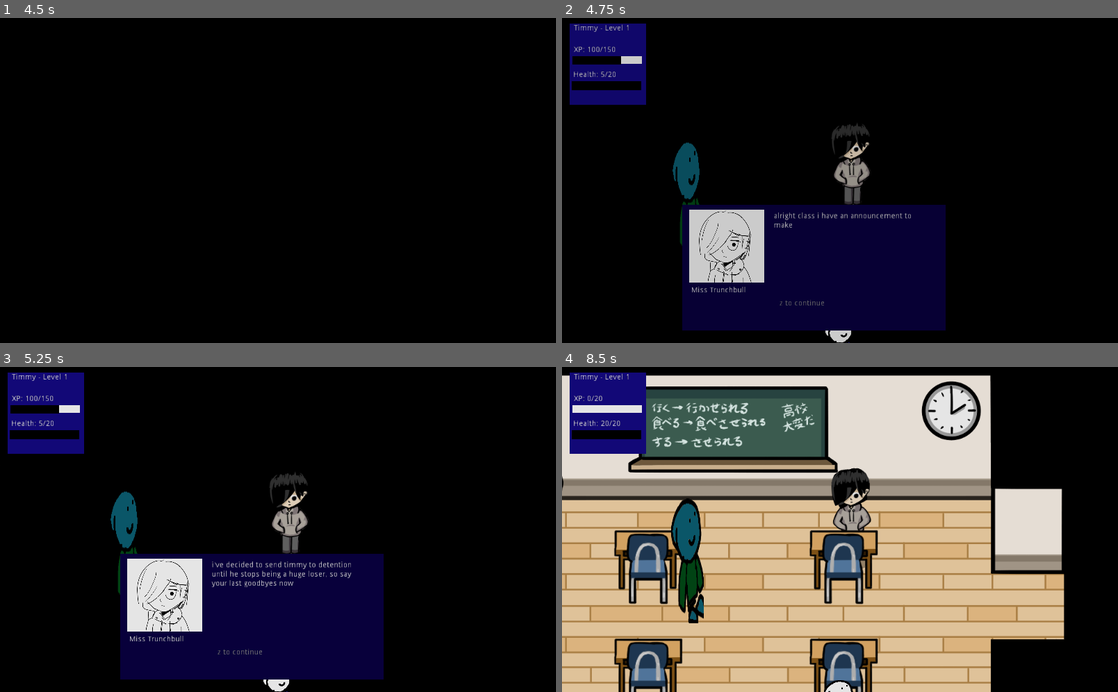
Above: before the commit, frames 1-4 (two rows, left to right).
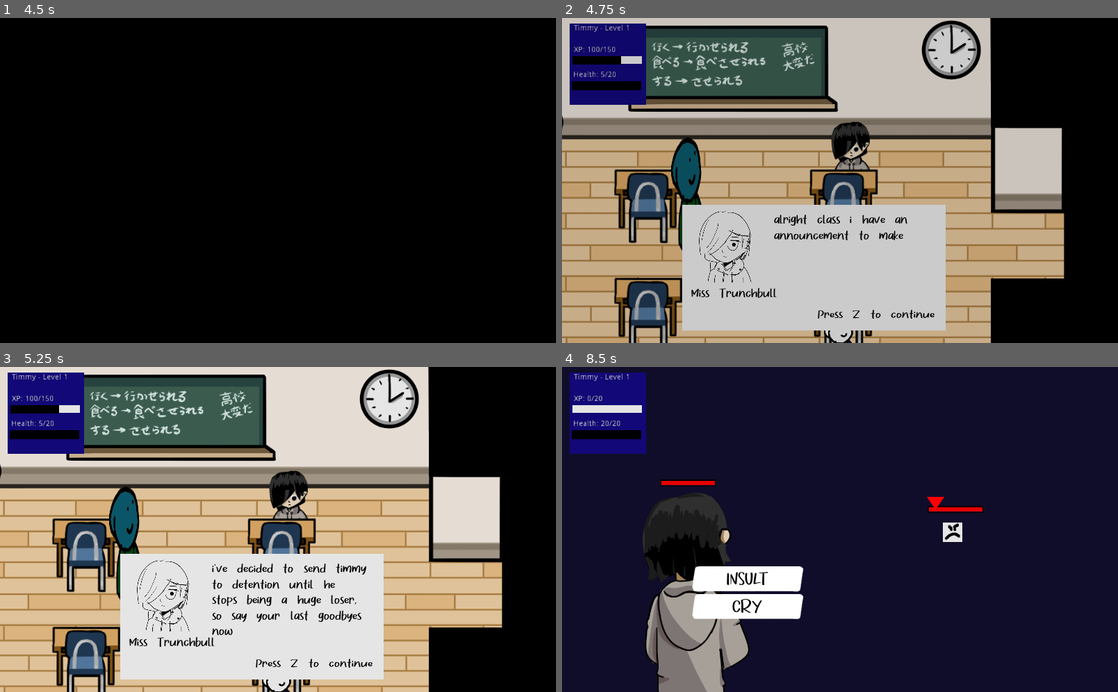
Above: after the commit, the same moments.

Repository: johnfn/ld49
Game: Godot game, scene res://Main.tscn
The game is run twice, just before and just after one commit, with the same random seed, the same clock (stepped at 60 frames per second) and the same inputs. The engine's default icon, where the game draws it, is replaced by a stand-in: a white triangle on a blue panel in a dark square.
Inputs (mouse positions are in pixels of both pictures, inside the frame that each line leads up to):
- Up to frame 1 (4.5 s): move the mouse to (400, 164) at 0.52 s; hold Right (ui_right) 0.53-1.28 s; tap Z (action) at 0.6, 1.55, 2.1, 2.75, 3.05, 3.6, 4.25 s; tap X (angry) at 0.8, 1.35, 2.3, 2.85, 3.8, 4.35 s; move the mouse to (166, 196) at 1.27 s; hold Down (ui_down) 1.28-2.03 s; move the mouse to (333, 109) at 2.02 s; hold Right (ui_right) 2.03-2.78 s; move the mouse to (250, 245) at 2.77 s; hold Up (ui_up) 2.78-3.53 s; move the mouse to (444, 229) at 3.52 s; hold Left (ui_left) from 3.53 s (still down); move the mouse to (111, 131) at 4.27 s
- Up to frame 2 (4.75 s): keep holding Left (ui_left); tap Z (action) at 4.55 s
- Up to frame 3 (5.25 s): tap Z (action) at 5, 5.1 s; move the mouse to (305, 529) at 5.02 s; release Left (ui_left) at 5.03 s; hold Down (ui_down) from 5.03 s (still down)
- Up to frame 4 (8.5 s): tap X (angry) at 5.3, 5.85, 6.8, 7.35, 8.3 s; tap Z (action) at 5.75, 6.05, 6.5, 6.6, 7.25, 7.55, 8.1 s; move the mouse to (756, 448) at 5.77 s; release Down (ui_down) at 5.78 s; hold Right (ui_right) 5.78-6.53 s; move the mouse to (962, 513) at 6.52 s; hold Up (ui_up) 6.53-7.28 s; move the mouse to (728, 545) at 7.27 s; hold Right (ui_right) 7.28-8.03 s; move the mouse to (895, 458) at 8.02 s; hold Down (ui_down) from 8.03 s (still down)

Frame 1 is identical in both runs. In frame 2, 72% of the frame differs, in the area x 0-91%, y 0-100%; in frame 3, 72%; in frame 4, 95%, in the area x 0-100%, y 0-100%.

Commit message:
Intro cutscene pretty much working

Diff:
--- a/Cinematics.gd
+++ b/Cinematics.gd
@@ -3,7 +3,7 @@
 onready var screen_fade = $ScreenFade
 onready var overlay_text: Label = $OverlayText
 onready var press_z_to_continue: Label = $PressZToContinue
-onready var big_press_prompt: Label = $PressPrompt
+onready var big_press_prompt: Label = $PressZPrompt
 onready var animation_player = $AnimationPlayer
 onready var item_get = $ItemGet
 
@@ -89,11 +89,9 @@
 #  if not G.debug:
 #    run_trunchbull_cinematic()
 
-# TODO make the overlay text better
+# TODO fix weirdly black screen
 # TODO make the dialog window look better
-# TODO fix overlay text skipping
 # TODO don't let the last line leave the screen
-# TODO make the intro start immediately
 # TODO add a Press X to GET ANGRY
 func run_trunchbull_cinematic():
   start_cinematic()
@@ -108,7 +106,7 @@
     { "speaker": "Miss Trunchbull", "dialog": "i've decided to send timmy to detention until he stops being a huge loser, so say your last goodbyes now", },
     { "speaker": "Miss Trunchbull", "dialog": "wow no one even wants to say goodbye", },
     { "speaker": "Miss Trunchbull", "dialog": "this is the end of the line timmy", },
-    { "speaker": "Miss Trunchbull", "dialog": "you're going to qualify for social security in detention timmy", },
+    { "speaker": "Miss Trunchbull", "dialog": "you're going to qualify for social security in detention timmy", "forces_fight": true},
   ])
 
 var fade_frames = 30.0
--- a/Cinematics.tscn
+++ b/Cinematics.tscn
@@ -1,9 +1,10 @@
-[gd_scene load_steps=6 format=2]
+[gd_scene load_steps=7 format=2]
 
 [ext_resource path="res://Cinematics.gd" type="Script" id=1]
 [ext_resource path="res://ItemGet.tscn" type="PackedScene" id=2]
 [ext_resource path="res://fonts/item_get_subheader.tres" type="DynamicFont" id=3]
 [ext_resource path="res://fonts/item_get_prompt.tres" type="DynamicFont" id=4]
+[ext_resource path="res://fonts/item_get_header.tres" type="DynamicFont" id=5]
 
 [sub_resource type="Animation" id=1]
 resource_name = "PressXToContinue"
@@ -66,7 +67,7 @@
 [node name="AnimationPlayer" type="AnimationPlayer" parent="."]
 anims/PressXToContinue = SubResource( 1 )
 
-[node name="PressPrompt" type="Label" parent="."]
+[node name="PressZPrompt" type="Label" parent="."]
 anchor_right = 1.0
 margin_top = 529.0
 margin_bottom = 557.0
@@ -77,3 +78,15 @@
 __meta__ = {
 "_edit_use_anchors_": false
 }
+
+[node name="PressXPrompt" type="Label" parent="."]
+anchor_right = 1.0
+margin_top = 529.0
+margin_bottom = 557.0
+custom_fonts/font = ExtResource( 5 )
+text = "Press X to GET ANGRY"
+align = 1
+autowrap = true
+__meta__ = {
+"_edit_use_anchors_": false
+}
--- a/Dialog.gd
+++ b/Dialog.gd
@@ -4,9 +4,21 @@
 onready var speaker_name = $SpeakerName
 onready var dialog_text = $DialogText
 onready var z_to_continue = $ZToContinue
+onready var x_to_fight = $PressXPrompt
+
+export var miss_trunchbull : NodePath
+export var principal_pike : NodePath
+export var school_doors : NodePath
+
+var speaker_to_node = {
+  "Miss Trunchbull":  miss_trunchbull,
+  "Principal Pike":  principal_pike,
+  "School Doors":  school_doors,
+}
 
 var tick = 0
 var next_dialogs = ["Hello there"]
+var is_forced_to_fight = false
 
 func _ready():
   visible = false
@@ -16,37 +28,47 @@
 
   var next_dialog = next_dialog_obj["dialog"]
   var speaker = next_dialog_obj["speaker"]
+  is_forced_to_fight = next_dialog_obj.has("forces_fight") and next_dialog_obj["forces_fight"]
 
-  dialog_text.add_color_override("font_color", Color(1, 1, 1, 1))
-
-  if next_dialog.begins_with("GET"):
-    if next_dialog == "GET:COIN":
-      dialog_text.add_color_override("font_color", Color(0.5, 0.5, 0.5, 1))
-      next_dialog = "You pick up a coin!"
+#  dialog_text.add_color_override("font_color", Color(1, 1, 1, 1))
+#
+#  if next_dialog.begins_with("GET"):
+#    if next_dialog == "GET:COIN":
+#      dialog_text.add_color_override("font_color", Color(0.5, 0.5, 0.5, 1))
+#      next_dialog = "You pick up a coin!"
 
   dialog_text.text = next_dialog
   dialog_text.visible_characters = 0
   z_to_continue.visible = false
+  x_to_fight.visible = false
 
   speaker_name.text = speaker
+
+func stop_dialog():
+  yield(get_tree(), "idle_frame")
+  visible = false
+  get_tree().paused = false
+  G.mode = G.PauseMode.None
+  z_to_continue.visible = false
+  x_to_fight.visible = false
 
 func process_dialog():
   tick += 1
 
   if dialog_text.percent_visible >= 1:
-    z_to_continue.visible = true
+    if is_forced_to_fight:
+      x_to_fight.visible = true
+    else:
+      z_to_continue.visible = true
 
-    if Input.is_action_just_pressed("action"):
-
+    if not is_forced_to_fight and Input.is_action_just_pressed("action"):
       if next_dialogs.size() == 0:
-        yield(get_tree(), "idle_frame")
-
-        visible = false
-        get_tree().paused = false
-        G.mode = G.PauseMode.None
-        z_to_continue.visible = false
+        stop_dialog()
       else:
         get_next_dialog()
+    elif is_forced_to_fight and Input.is_action_just_pressed("angry"):
+      stop_dialog()
+      G.start_battle([get_node(miss_trunchbull)])
   else:
     if Input.is_action_just_pressed("action"):
       dialog_text.percent_visible = 1
--- a/Dialog.tscn
+++ b/Dialog.tscn
@@ -1,14 +1,15 @@
-[gd_scene load_steps=3 format=2]
+[gd_scene load_steps=5 format=2]
 
 [ext_resource path="res://Dialog.gd" type="Script" id=1]
 [ext_resource path="res://art/overworld/mc portrait temp.png" type="Texture" id=2]
+[ext_resource path="res://fonts/item_get_prompt.tres" type="DynamicFont" id=3]
+[ext_resource path="res://fonts/dialog_angry.tres" type="DynamicFont" id=4]
 
 [node name="Dialog" type="ColorRect"]
 margin_left = 222.139
 margin_top = 345.226
 margin_right = 706.139
 margin_bottom = 577.226
-color = Color( 0.0352941, 0.00392157, 0.258824, 1 )
 script = ExtResource( 1 )
 __meta__ = {
 "_edit_use_anchors_": false
@@ -30,9 +31,11 @@
 
 [node name="SpeakerName" type="Label" parent="."]
 margin_left = 15.735
-margin_top = 150.957
+margin_top = 150.116
 margin_right = 55.735
-margin_bottom = 164.957
+margin_bottom = 164.116
+custom_fonts/font = ExtResource( 3 )
+custom_colors/font_color = Color( 0, 0, 0, 1 )
 text = "Steve"
 __meta__ = {
 "_edit_use_anchors_": false
@@ -45,6 +48,8 @@
 margin_top = 14.0
 margin_right = 446.0
 margin_bottom = 143.0
+custom_fonts/font = ExtResource( 3 )
+custom_colors/font_color = Color( 0, 0, 0, 1 )
 text = "BLAH BLAH BLAH BLAH BLAH UR SO STUPID"
 autowrap = true
 __meta__ = {
@@ -58,9 +63,26 @@
 margin_top = 175.0
 margin_right = 455.72
 margin_bottom = 215.0
-custom_colors/font_color = Color( 0.588235, 0.588235, 0.588235, 1 )
-text = "z to continue"
+custom_fonts/font = ExtResource( 3 )
+custom_colors/font_color = Color( 0, 0, 0, 1 )
+text = "Press Z to continue"
+align = 2
+valign = 2
 autowrap = true
 __meta__ = {
 "_edit_use_anchors_": false
 }
+
+[node name="PressXPrompt" type="Label" parent="."]
+anchor_right = 1.0
+anchor_bottom = 1.0
+margin_bottom = -8.0
+custom_fonts/font = ExtResource( 4 )
+custom_colors/font_color = Color( 0, 0, 0, 1 )
+text = "Press X to GET ANGRY"
+align = 1
+valign = 2
+autowrap = true
+__meta__ = {
+"_edit_use_anchors_": false
+}
--- a/GenericRoom.gd
+++ b/GenericRoom.gd
@@ -2,3 +2,8 @@
 
 var is_room = true
 onready var bounds: Area2D = $RoomDimmer/Area2D
+export var start_unlit : bool = true
+
+func _ready():
+  if not start_unlit:
+    $RoomDimmer.setLit()
--- a/Main.tscn
+++ b/Main.tscn
@@ -36,6 +36,7 @@
 
 [node name="FirstClassroom" parent="GameObjects" instance=ExtResource( 6 )]
 position = Vector2( -1200, 40 )
+start_unlit = false
 
 [node name="CinematicTrigger" parent="GameObjects/FirstClassroom" instance=ExtResource( 7 )]
 position = Vector2( 485.044, 700.781 )
@@ -70,8 +71,13 @@
 
 [node name="Hud" parent="." instance=ExtResource( 5 )]
 
+[node name="Dialog" parent="Hud" index="0"]
+miss_trunchbull = NodePath("../../GameObjects/FirstClassroom/MissTrunchbull")
+
 [node name="Cinematics" parent="." instance=ExtResource( 8 )]
 
 [node name="BattleScene" parent="." instance=ExtResource( 10 )]
 
 [connection signal="on_trigger" from="GameObjects/FirstClassroom/CinematicTrigger" to="Cinematics" method="_on_CinematicTrigger_on_trigger"]
+
+[editable path="Hud"]
--- a/RoomDimmer.gd
+++ b/RoomDimmer.gd
@@ -39,3 +39,7 @@
 func _on_Area2D_body_exited(body):
   if body == G.player():
     state = State.FadeOut
+
+func setLit():
+  state = State.Visible
+  $Graphics.modulate.a = 1
--- /dev/null
+++ b/fonts/dialog_angry.tres
@@ -0,0 +1,8 @@
+[gd_resource type="DynamicFont" load_steps=2 format=2]
+
+[ext_resource path="res://fonts/Gratise.otf" type="DynamicFontData" id=1]
+
+[resource]
+size = 43
+extra_spacing_space = 12
+font_data = ExtResource( 1 )
